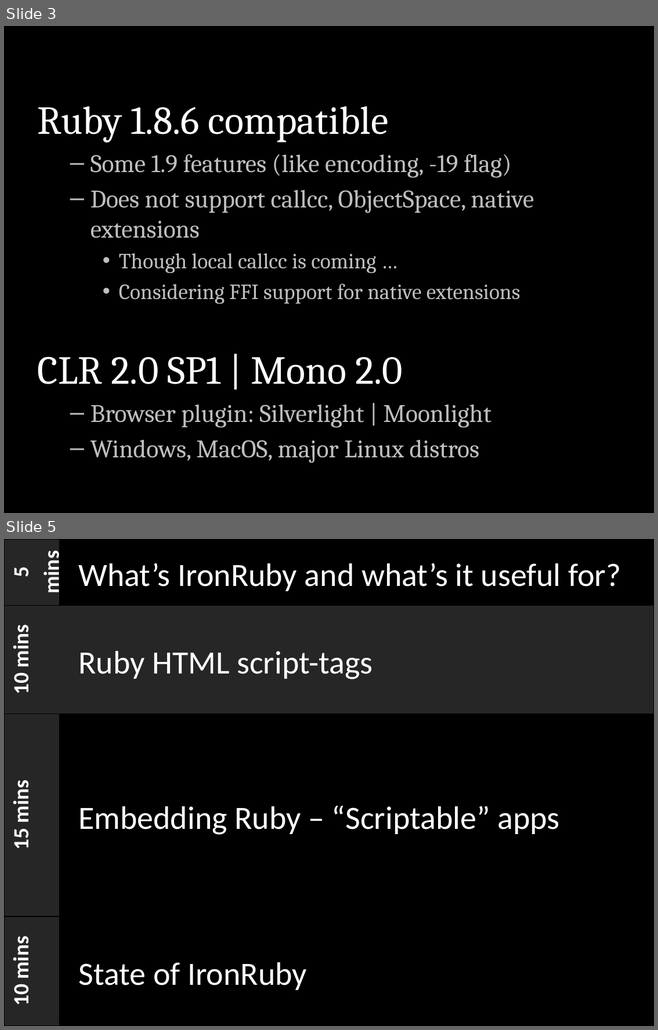
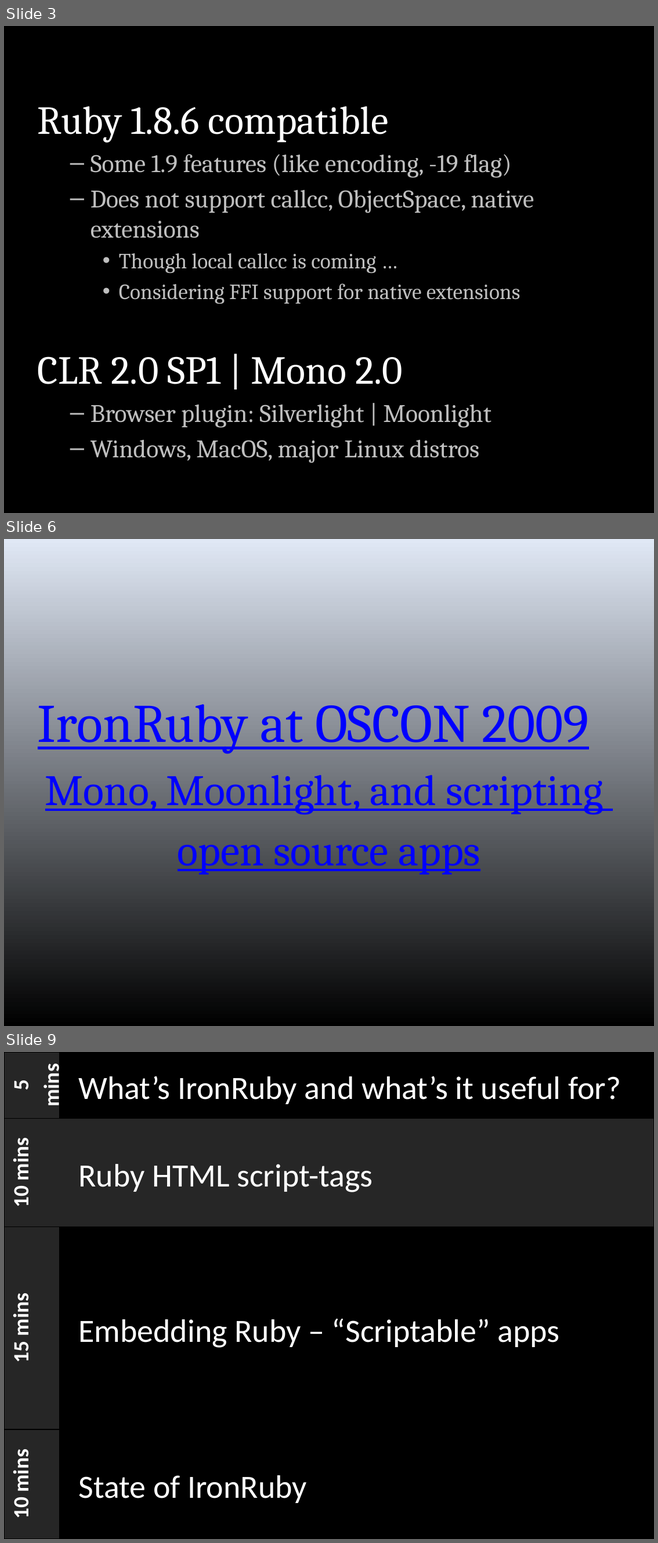
Before and after one commit to jschementi/rubyconf2009, a slide deck: jimmysch-ironruby.pptx. Shown one above the other, each under a label of ours: slides 3 and 5 before the commit, slides 3, 6 and 9 after it; the slides between them are not shown. The pictures are 658x1030 and 658x1543 pixels, drawn with LibreOffice and Linux fonts; fonts in the diff are those of the drawing. Boxes give left, top, right and bottom in pixels: in the first picture for what was removed or moved away, otherwise in the second. Text is boxed around its words. In the diff, an @@ line names an element or a change of style, - is before the commit and + after.

Commit message:
Add ruby-processing demo, and clean up gestalt getting-started

```diff
--- a/jimmysch-ironruby.pptx
+++ b/jimmysch-ironruby.pptx
@@ slide 6 added at <box>4,539,654,1026</box>, background gradient #E1E8F5 to #000000 @@
@@ text added at <box>38,704,603,875</box>, 48 pt, text #0000FF, underline @@
+IronRuby at OSCON 2009
+Mono, Moonlight, and scripting
+open source apps
@@ what was slide 5 is now slide 9 @@
```
Also in this commit, not shown: 4 slides changed, 7 other slides added, 9 other files.
